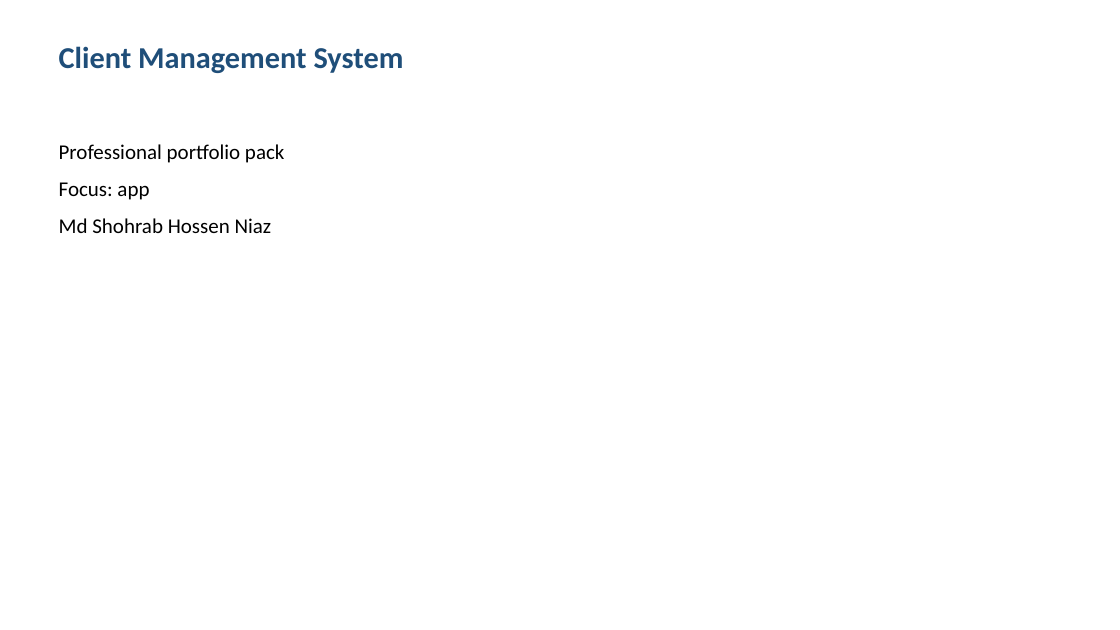
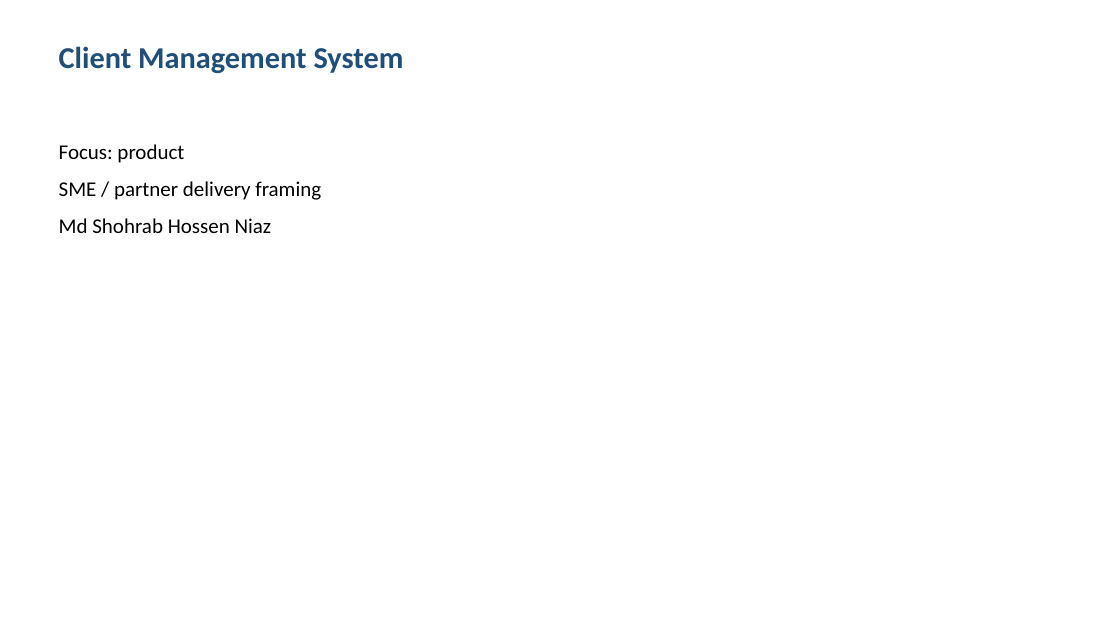
Before and after one commit to shohrabniaz/client-management-system, a slide deck: slide 1 of Final_Submission/02_Presentation.pptx. Drawn at 1120x630 pixels with LibreOffice and Linux fonts; fonts in the diff are those of the drawing. Boxes give left, top, right and bottom in pixels: in the first picture for what was removed or moved away, otherwise in the second. Text is boxed around its words. In the diff, an @@ line names an element or a change of style, - is before the commit and + after.

Commit message:
Polish portfolio pack for professional showcase readiness.

```diff
--- a/Final_Submission/02_Presentation.pptx
+++ b/Final_Submission/02_Presentation.pptx
@@ text at box(59, 144, 321, 200): text changed @@
-Professional portfolio pack
-Focus: app
+Focus: product
+SME / partner delivery framing
```
Also in this commit, not shown: 2 other slides changed, 1 slide added, 1 slide removed, 12 other files.
